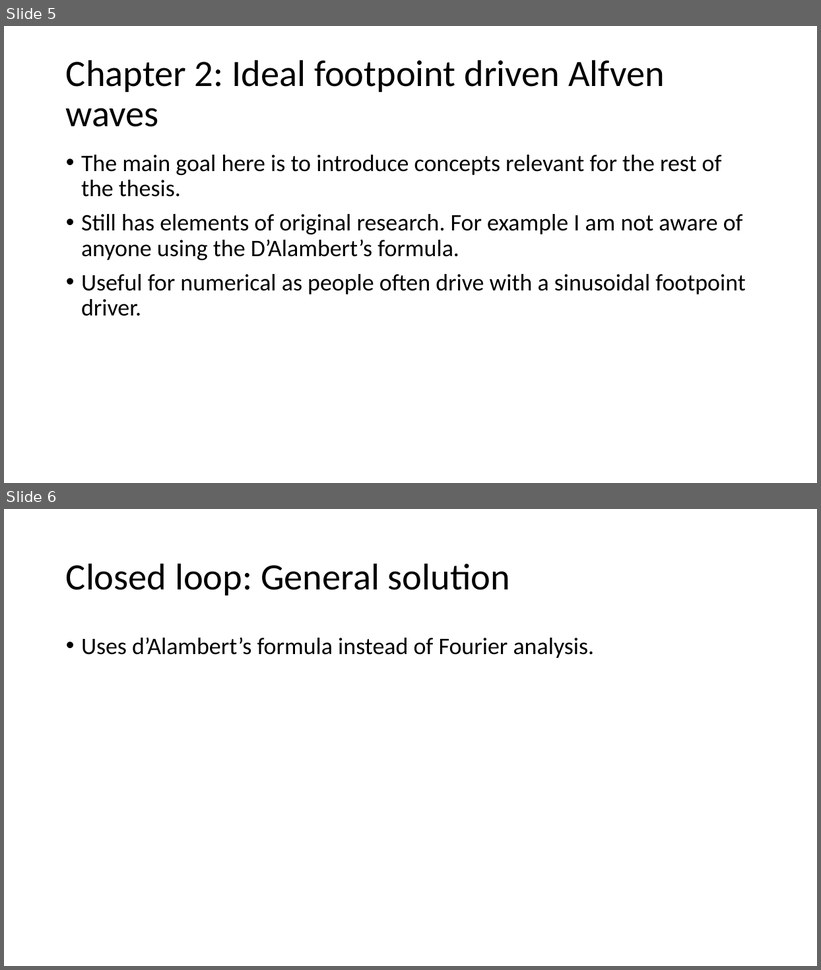
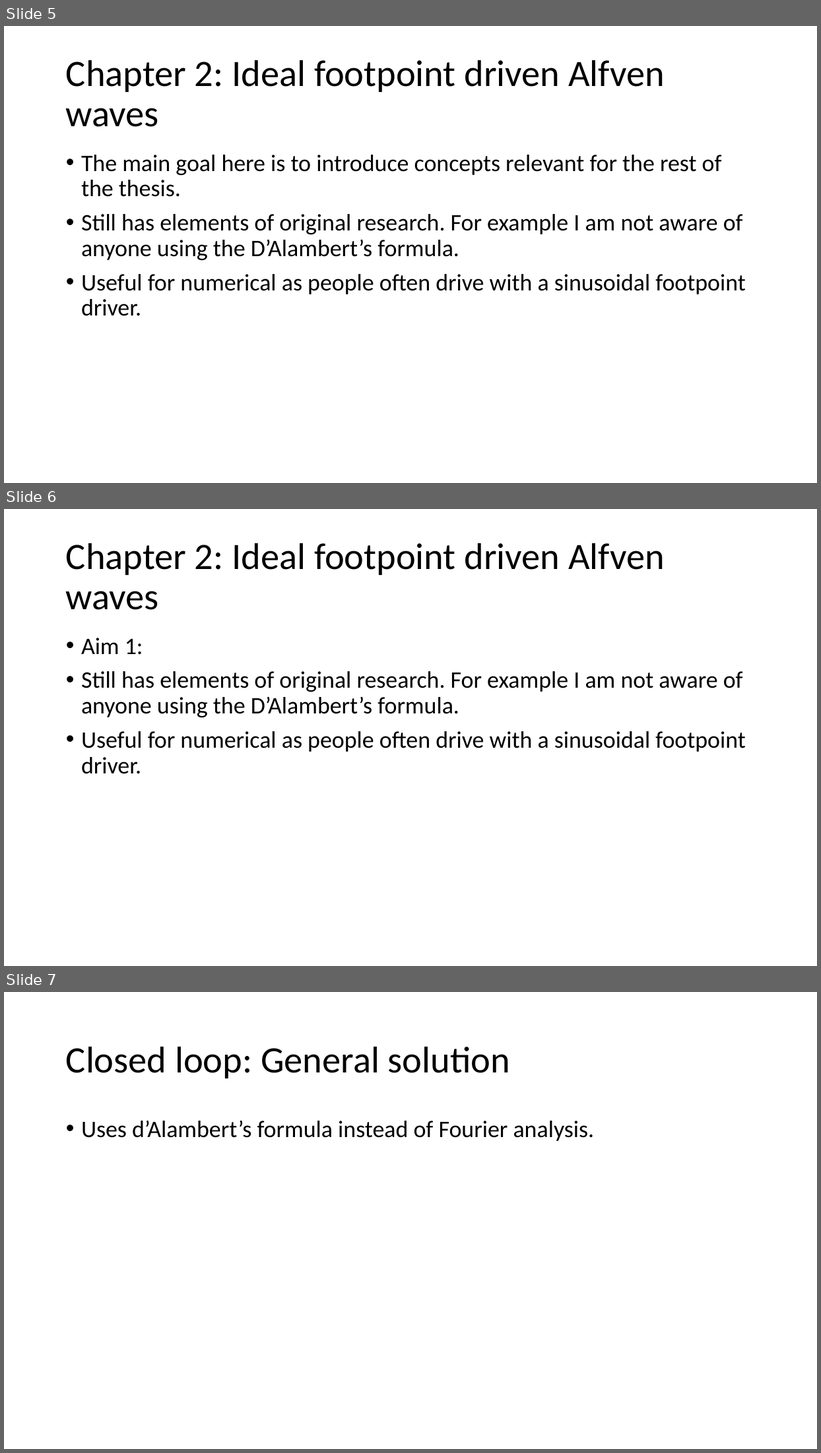
Before and after one commit to aleksyprok/apkp_thesis, a slide deck: Presentation/thesis_overview.pptx. Shown one above the other, each under a label of ours: slides 5 and 6 before the commit, slides 5, 6 and 7 after it. The pictures are 821x970 and 821x1453 pixels, drawn with LibreOffice and Linux fonts; fonts in the diff are those of the drawing. Boxes give left, top, right and bottom in pixels: in the first picture for what was removed or moved away, otherwise in the second. Text is boxed around its words. In the diff, an @@ line names an element or a change of style, - is before the commit and + after.

```diff
--- a/Presentation/thesis_overview.pptx
+++ b/Presentation/thesis_overview.pptx
@@ slide 6 added at <box>4,509,817,966</box>, background #FFFFFF @@
@@ title added at <box>66,543,665,610</box>, 44 pt, text #000000 @@
+Chapter 2: Ideal footpoint driven Alfven waves
@@ text added at <box>81,638,745,774</box>, 28 pt, text #000000 @@
+• Aim 1:
+• Still has elements of original research. For example I am not aware of anyone using the D’Alambert’s formula.
+• Useful for numerical as people often drive with a sinusoidal footpoint driver.
@@ what was slide 6 is now slide 7 @@
```
Also in this commit, not shown: 1 other file.
